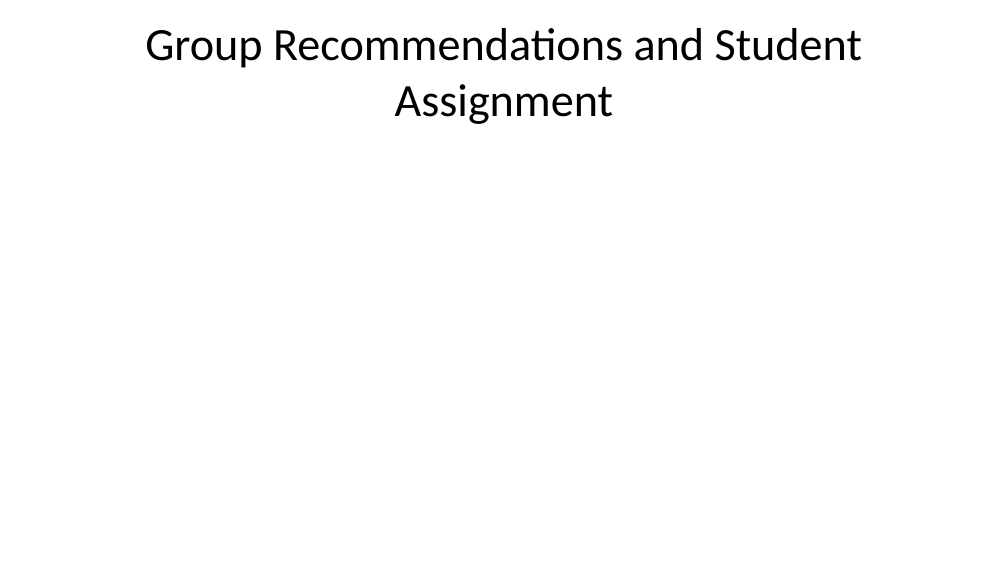
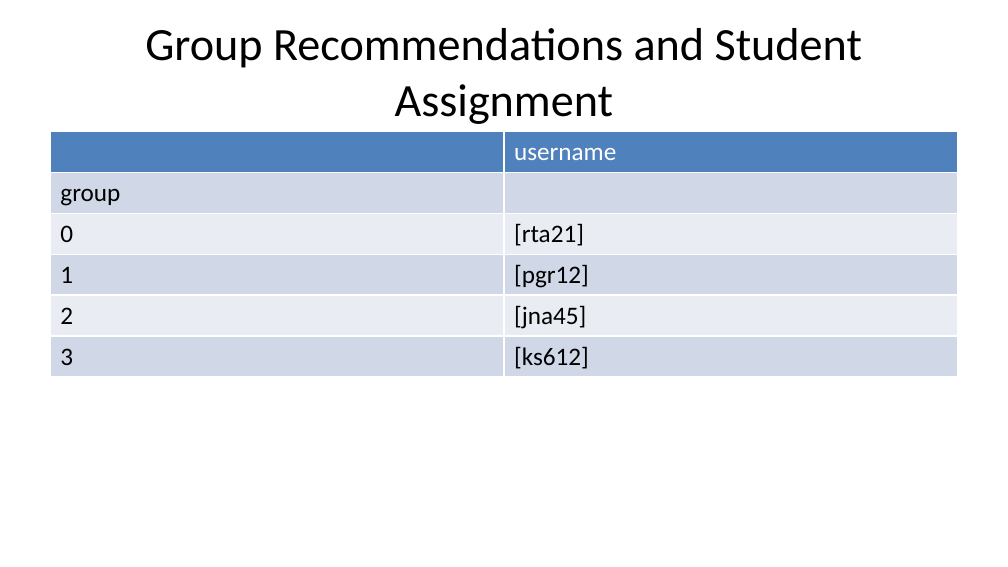
Before and after one commit to deancallahan25/Data322MiniProject, a slide deck: slide 10 of presentation.pptx. Drawn at 1008x567 pixels with LibreOffice and Linux fonts; fonts in the diff are those of the drawing. Boxes give left, top, right and bottom in pixels: in the first picture for what was removed or moved away, otherwise in the second. Text is boxed around its words. In the diff, an @@ line names an element or a change of style, - is before the commit and + after.

```diff
--- a/presentation.pptx
+++ b/presentation.pptx
@@ table added at [50, 132, 958, 506], 6 rows, 2 columns @@
+ | username
+group | 
+0 | [rta21]
+1 | [pgr12]
+2 | [jna45]
+3 | [ks612]
```
Also in this commit, not shown: 2 other slides changed, 1 slide added, 1 slide removed, 4 other files.
